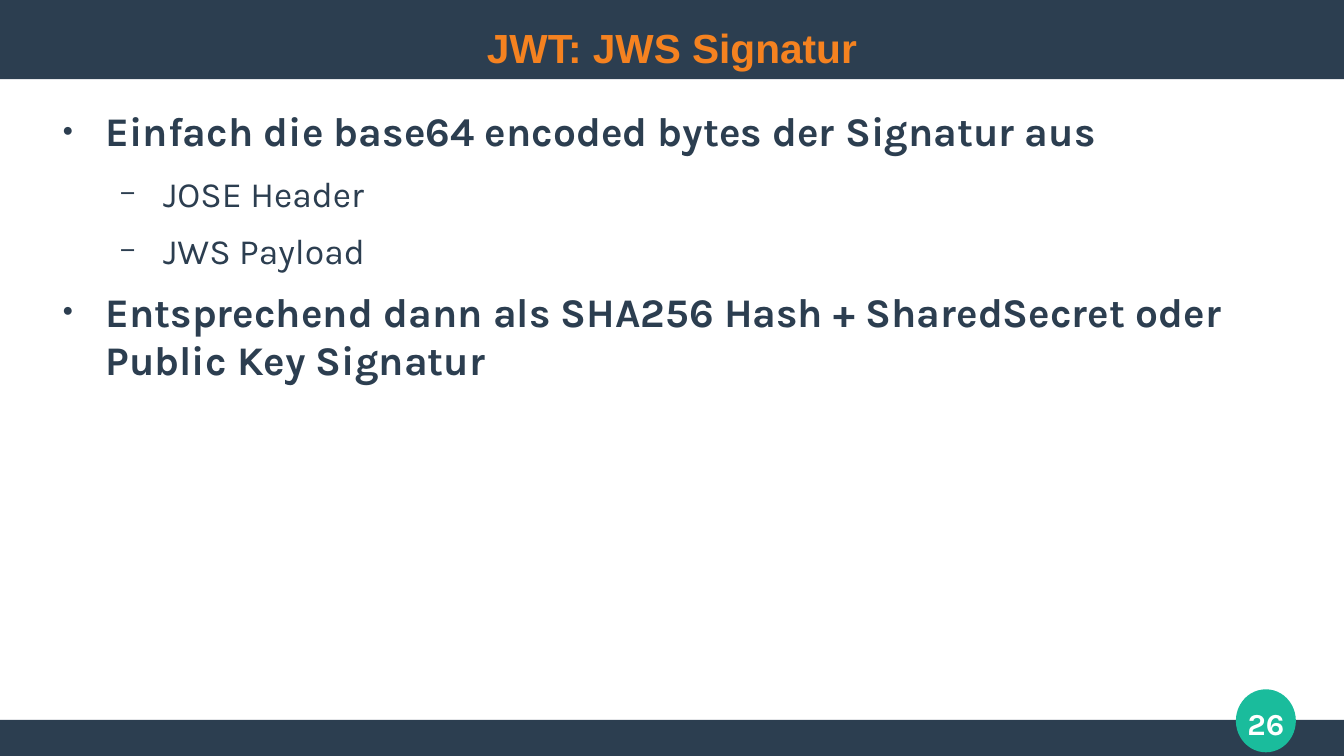
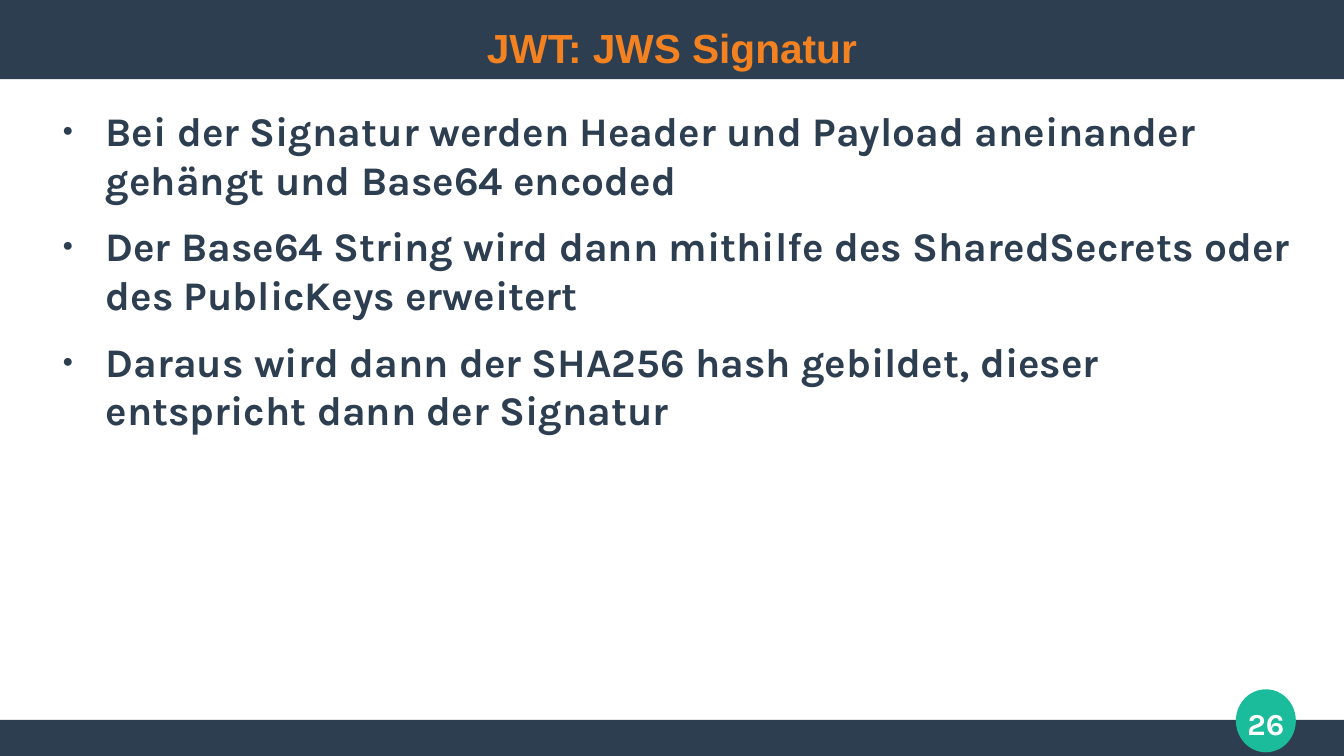
Before and after one commit to ghandmann/HS-AlbSig-WebAnwendungen2, a slide deck: slide 26 of Kapitel/07_Authentication.odp. Drawn at 1344x756 pixels with LibreOffice and Linux fonts; fonts in the diff are those of the drawing. Boxes give left, top, right and bottom in pixels: in the first picture for what was removed or moved away, otherwise in the second. Text is boxed around its words. In the diff, an @@ line names an element or a change of style, - is before the commit and + after.

Commit message:
fixed some typos

```diff
--- a/Kapitel/07_Authentication.odp
+++ b/Kapitel/07_Authentication.odp
@@ text at [106, 117, 1289, 435]: text changed @@
-● Einfach die base64 encoded bytes der Signatur aus
-  − JOSE Header
-  − JWS Payload
-● Entsprechend dann als SHA256 Hash + SharedSecret oder Public Key Signatur
+● Bei der Signatur werden Header und Payload aneinander gehängt und Base64 encoded
+● Der Base64 String wird dann mithilfe des SharedSecrets oder des PublicKeys erweitert
+● Daraus wird dann der SHA256 hash gebildet, dieser entspricht dann der Signatur
```
Also in this commit, not shown: 3 other slides changed, 1 slide removed.
